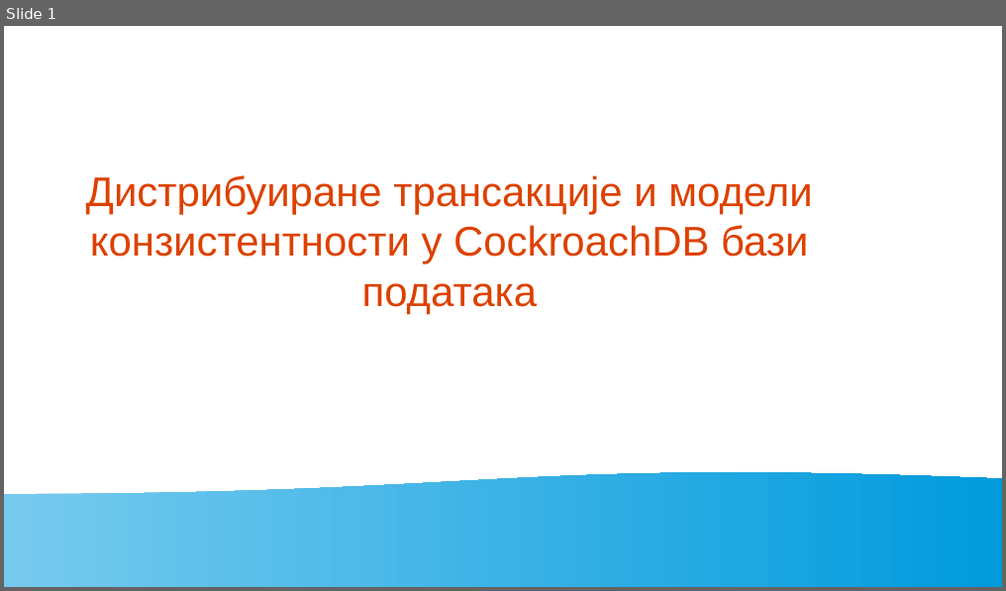
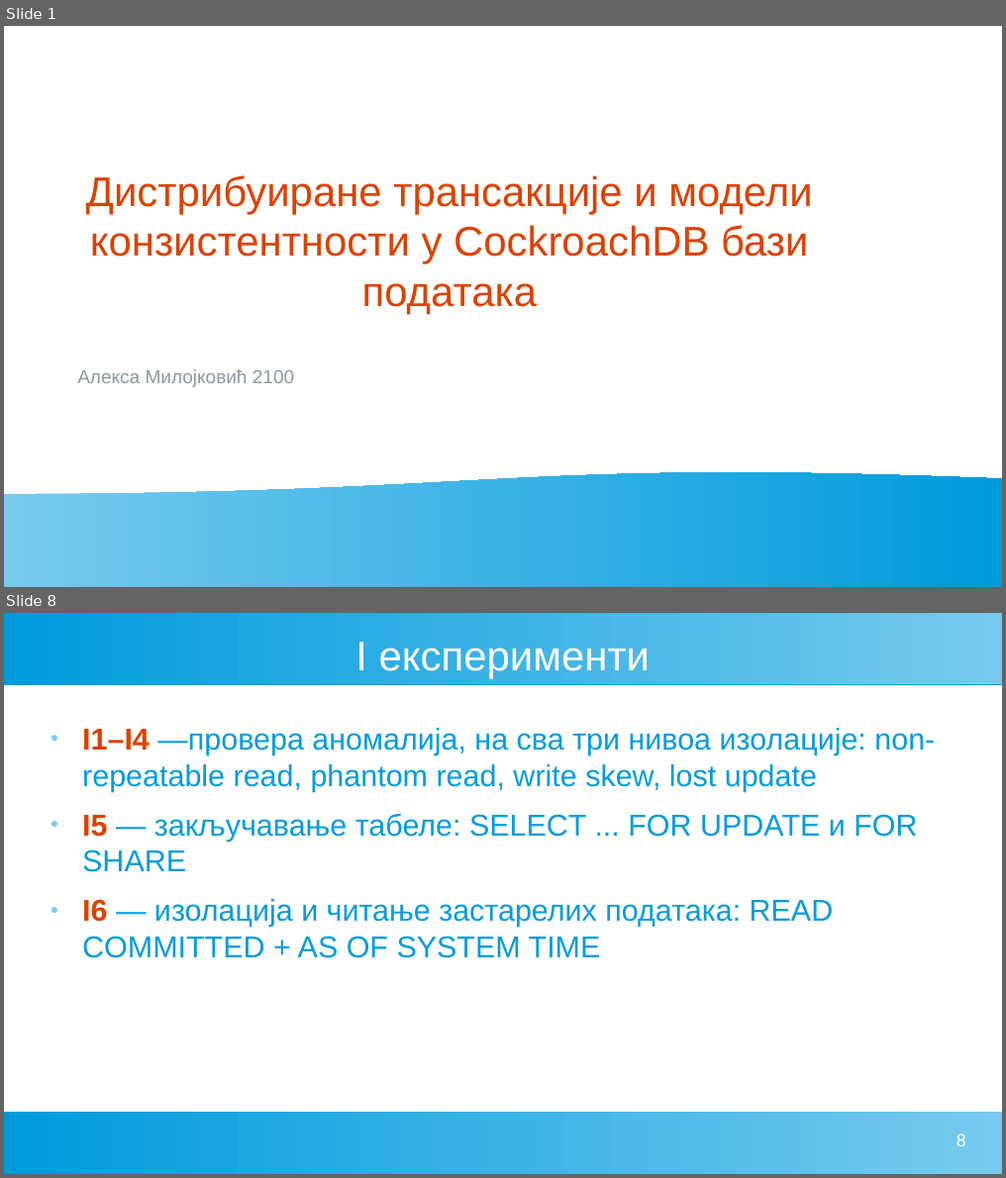
Before and after one commit to AleksaMilojkovic17252/db-seminar-2, a slide deck: seminar.odp. Shown one above the other, each under a label of ours: slide 1 before the commit, slides 1 and 8 after it; the slides between them are not shown. The pictures are 1006x591 and 1006x1178 pixels, drawn with LibreOffice and Linux fonts; fonts in the diff are those of the drawing. Boxes give left, top, right and bottom in pixels: in the first picture for what was removed or moved away, otherwise in the second. Text is boxed around its words. In the diff, an @@ line names an element or a change of style, - is before the commit and + after.

```diff
--- a/seminar.odp
+++ b/seminar.odp
@@ slide 8 added at (4,613,1002,1174), background #FFFFFF @@
@@ rectangle added at (4,613,1002,684), fill gradient #77CAEE to #75C9EE to #73C9ED to #71C8ED to #6FC7ED to #6EC6ED @@
@@ title added at (355,642,649,679), 33 pt, text #FFFFFF @@
+I експерименти
@@ text added at (82,728,935,959), 24 pt, text #009BDD @@
+● I1–I4 —провера аномалија, на сва три нивоа изолације: non-repeatable read, phantom read, write skew, lost update
+● I5 — закључавање табеле: SELECT ... FOR UPDATE и FOR SHARE
+● I6 — изолација и читање застарелих података: READ COMMITTED + AS OF SYSTEM TIME
@@ rectangle added at (4,1112,1002,1174), fill gradient #77CAEE to #75C9EE to #73C9ED to #71C8ED to #6FC7ED to #6EC6ED @@
@@ page number added at (956,1134,966,1147), 14 pt, text #FFFFFF @@
+8
@@ slide 1 changed as well @@
@@ text added at (77,370,294,387), 15 pt, text #8A97A3 @@
+Алекса Милојковић 2100
```
Also in this commit, not shown: 1 other slide changed, 17 other slides added, 6 slides removed, 1 other file.
